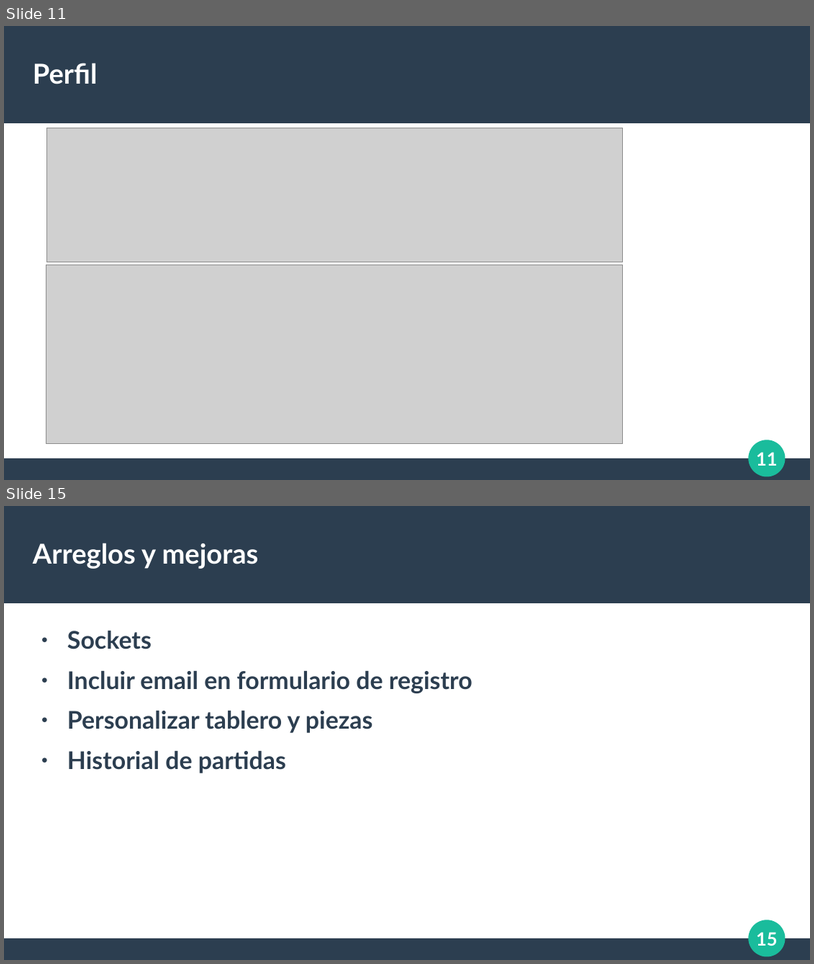
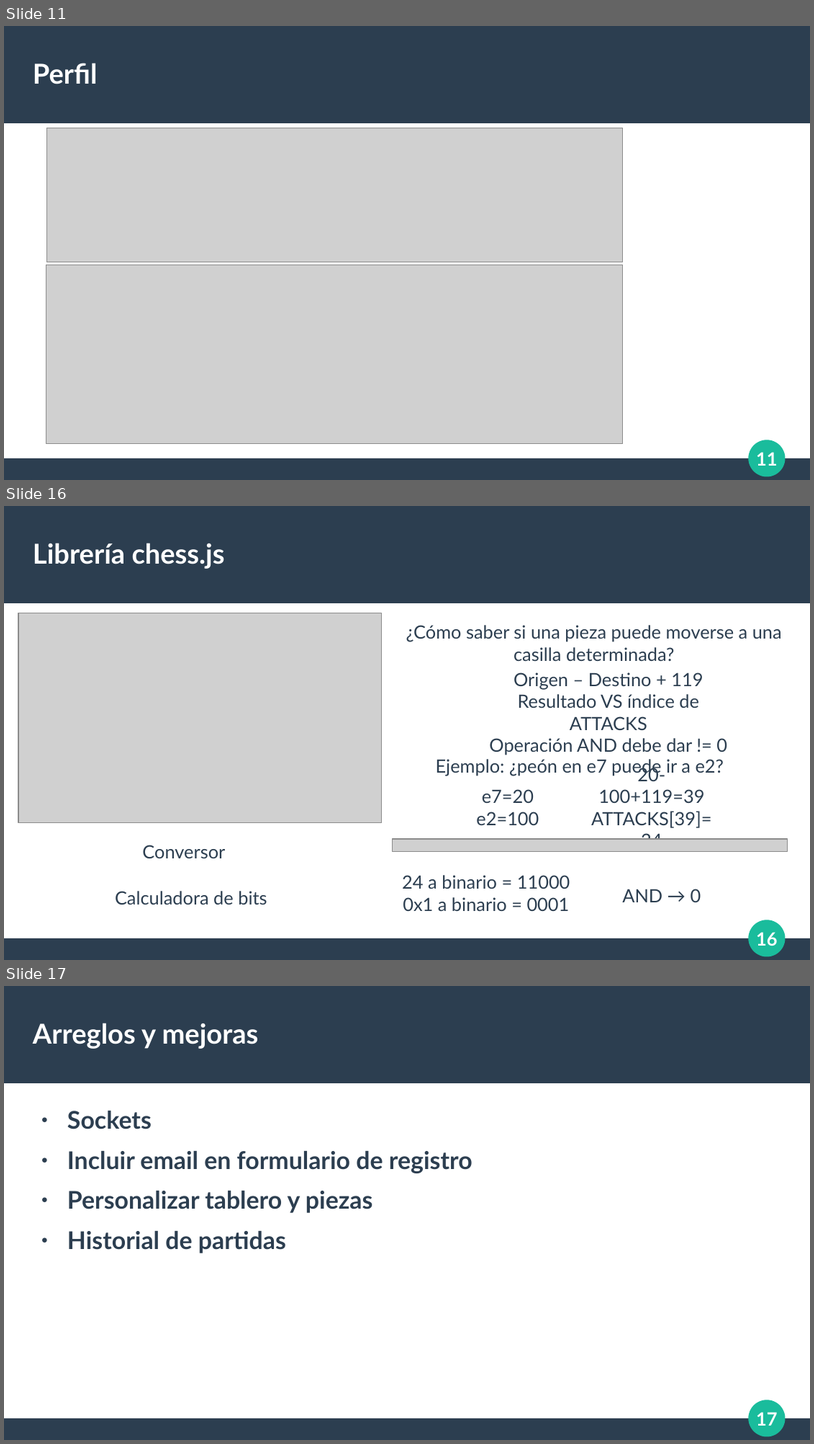
Before and after one commit to El69Man/Chess-Online, a slide deck: Documentación/Exposición.odp. Shown one above the other, each under a label of ours: slides 11 and 15 before the commit, slides 11, 16 and 17 after it; the slides between them are not shown. The pictures are 814x964 and 814x1444 pixels, drawn with LibreOffice and Linux fonts; fonts in the diff are those of the drawing; grey boxes stand for pictures. Boxes give left, top, right and bottom in pixels: in the first picture for what was removed or moved away, otherwise in the second. Text is boxed around its words. In the diff, an @@ line names an element or a change of style, - is before the commit and + after.

```diff
--- a/Documentación/Exposición.odp
+++ b/Documentación/Exposición.odp
@@ slide 16 added at (x1=4, y1=506, x2=810, y2=960), background #FFFFFF; not listed: 4 template elements that a slide beside it also shows @@
@@ title added at (x1=33, y1=543, x2=225, y2=569), 27 pt, text #FFFFFF, bold @@
+Librería chess.js
@@ picture added at (x1=18, y1=613, x2=382, y2=823) @@
@@ text added at (x1=406, y1=625, x2=782, y2=661), 18 pt, text #2C3E50 @@
+¿Cómo saber si una pieza puede moverse a una casilla determinada?
@@ text added at (x1=489, y1=672, x2=728, y2=755), 18 pt, text #2C3E50 @@
+Origen – Destino + 119
+Resultado VS índice de ATTACKS
+Operación AND debe dar != 0
@@ text added at (x1=436, y1=759, x2=724, y2=775), 18 pt, text #2C3E50 @@
+Ejemplo: ¿peón en e7 puede ir a e2?
@@ text added at (x1=592, y1=765, x2=712, y2=839), 18 pt, text #2C3E50 @@
+20-100+119=39
+ATTACKS[39]=24
@@ text added at (x1=476, y1=789, x2=539, y2=825), 18 pt, text #2C3E50 @@
+e7=20
+e2=100
@@ text added at (x1=142, y1=844, x2=225, y2=858), 18 pt, text #2C3E50 @@
+Conversor
@@ picture added at (x1=393, y1=839, x2=787, y2=852) @@
@@ text added at (x1=115, y1=890, x2=267, y2=904), 18 pt, text #2C3E50 @@
+Calculadora de bits
@@ text added at (x1=402, y1=875, x2=571, y2=911), 18 pt, text #2C3E50 @@
+24 a binario = 11000
+0x1 a binario = 0001
@@ text added at (x1=622, y1=888, x2=702, y2=902), 18 pt, text #2C3E50 @@
+AND → 0
@@ what was slide 15 is now slide 17 @@
@@ page number at (x1=756, y1=1412, x2=777, y2=1425): text changed @@
-15
+17
```
Also in this commit, not shown: 3 slides changed, 2 other slides added, 1 slide removed, 1 other file.
